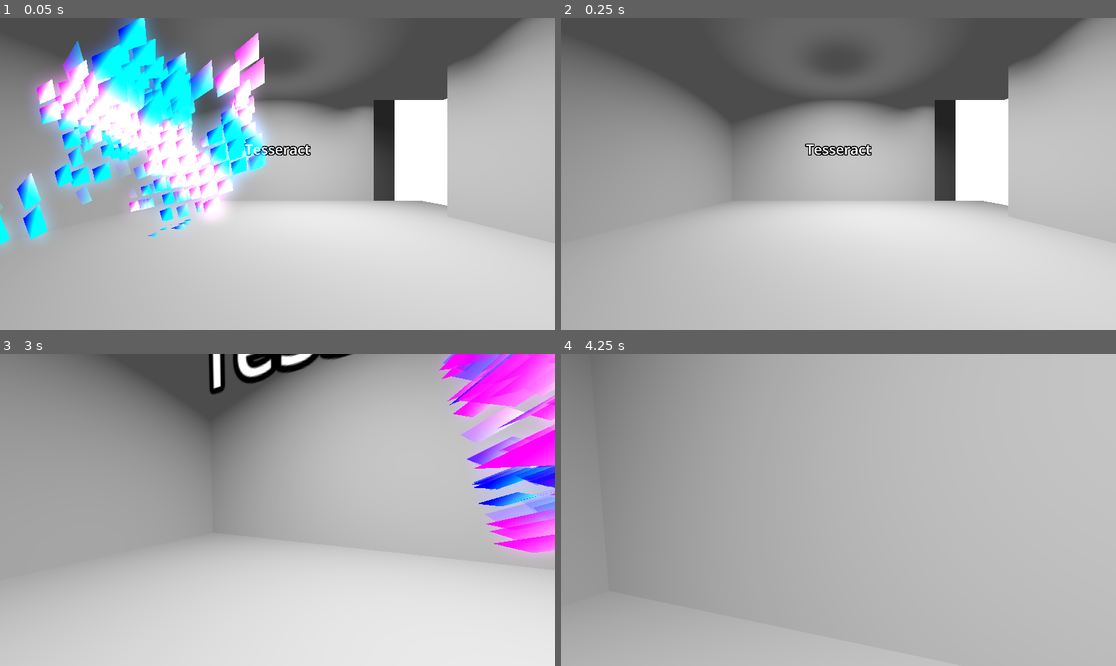
Above: before the commit, frames 1-4 (two rows, left to right).
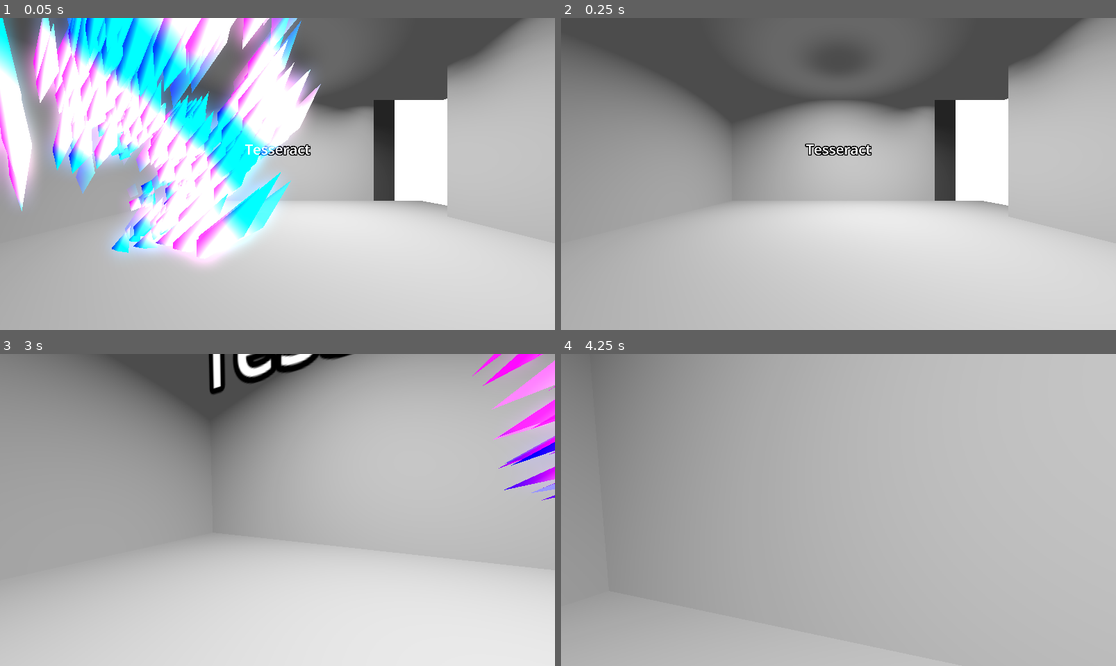
Above: after the commit, the same moments.

Repository: Simplexeon/visual-world
Game: Godot game, scene res://main.tscn
Same seed, same stepped clock (60 frames per second), same inputs: the game is played once before the commit and once after it. The engine's default icon, where the game draws it, is replaced by a stand-in: a white triangle on a blue panel in a dark square.
Inputs (mouse positions are in pixels of both pictures, inside the frame that each line leads up to):
- Up to frame 1 (0.05 s): no input
- Up to frame 2 (0.25 s): no input
- Up to frame 3 (3 s): tap Enter at 0.5 s; move the mouse to (399, 494) at 0.52 s; hold D (right) 0.53-1.28 s; hold Z (toggle_vision) 0.53-1.28 s; click (399, 494) at 0.67 s; move the mouse to (249, 510) at 1.27 s; hold W (forward) from 1.28 s (still down); tap Z (toggle_vision) at 1.35, 2.85 s; move the mouse to (288, 503) at 2.02 s; hold Z (toggle_vision) 2.03-2.78 s; move the mouse to (271, 516) at 2.77 s; click (271, 516) at 2.92 s
- Up to frame 4 (4.25 s): keep holding W (forward); move the mouse to (877, 513) at 3.52 s; hold Z (toggle_vision) from 3.53 s (still down)

The runs differ from the first frame. In frame 1, 29% of the frame differs, in the area x 0-58%, y 0-80%; in frame 2, nothing differs; in frame 3, 8.2%; in frame 4, nothing differs.

Commit message:
Made angrier

Diff:
--- a/pieces/flow/shader_field_object.tscn
+++ b/pieces/flow/shader_field_object.tscn
@@ -8,7 +8,7 @@
 shader = ExtResource("1_o2opc")
 shader_parameter/quad_rot_amp = 3.0
 shader_parameter/cube_rot_amp = 1.0
-shader_parameter/player_disruption = 0.08
+shader_parameter/player_disruption = 0.5
 shader_parameter/max_disruption_range = 15.0
 shader_parameter/weight = 0.427451
 shader_parameter/position = Vector3(90, 90, 90)
